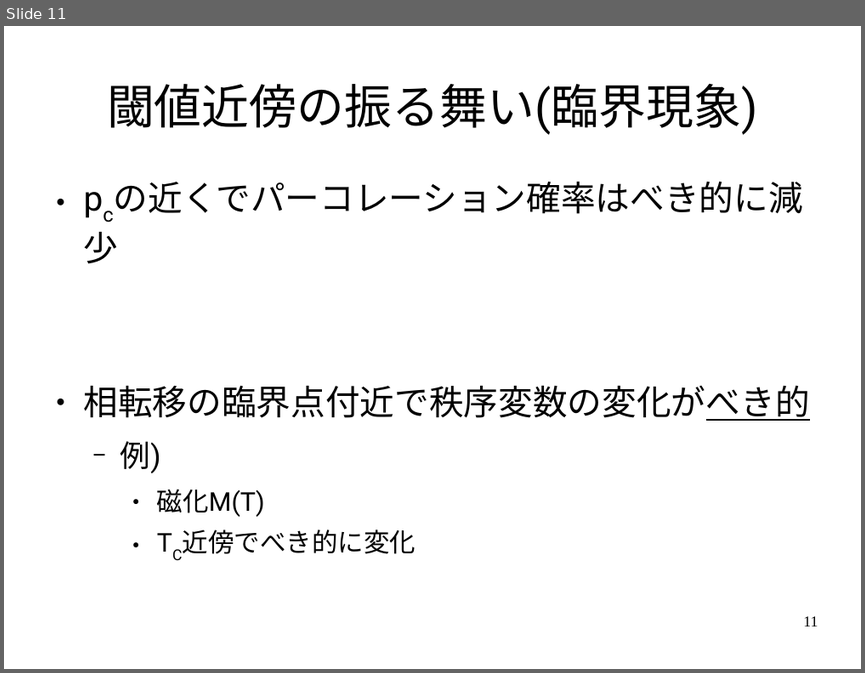
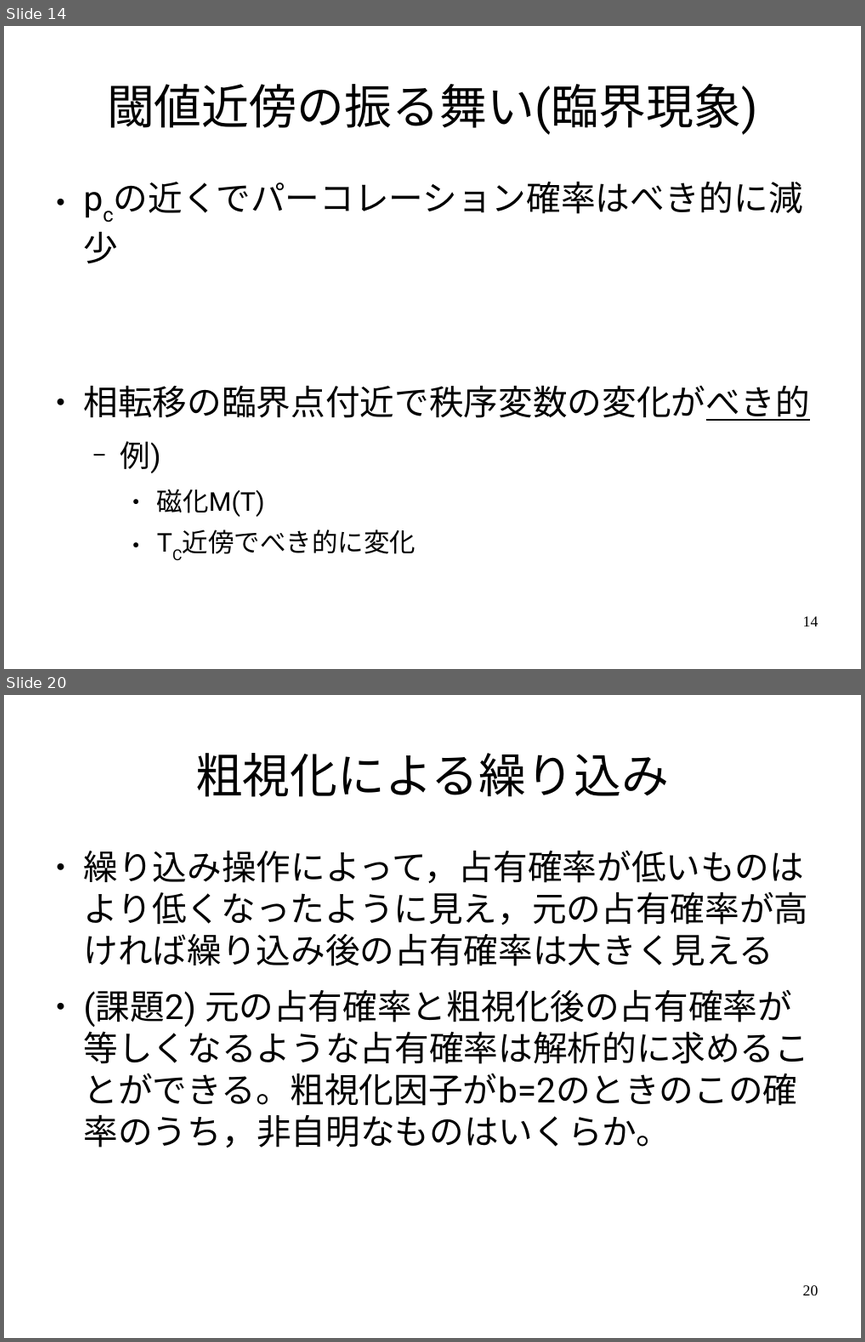
Before and after one commit to ssh0/SCS_yamlab2016, a slide deck: doc/slide.odp. Shown one above the other, each under a label of ours: slide 11 before the commit, slides 14 and 20 after it; the slides between them are not shown. The pictures are 865x673 and 865x1342 pixels, drawn with LibreOffice and Linux fonts; fonts in the diff are those of the drawing. Boxes give left, top, right and bottom in pixels: in the first picture for what was removed or moved away, otherwise in the second. Text is boxed around its words. In the diff, an @@ line names an element or a change of style, - is before the commit and + after.

```diff
--- a/doc/slide.odp
+++ b/doc/slide.odp
@@ slide 20 added at <box>4,695,861,1338</box>, background #FFFFFF @@
@@ title added at <box>195,753,669,797</box>, 44 pt, text #000000 @@
+粗視化による繰り込み
@@ text added at <box>84,851,810,1147</box>, 32 pt, text #000000 @@
+● 繰り込み操作によって，占有確率が低いものはより低くなったように見え，元の占有確率が高ければ繰り込み後の占有確率は大きく見える
+● (課題2) 元の占有確率と粗視化後の占有確率が等しくなるような占有確率は解析的に求めることができる。粗視化因子がb=2のときのこの確率のうち，非自明なものはいくらか。
@@ page number added at <box>803,1285,818,1295</box>, 14 pt, text #000000 @@
+20
@@ what was slide 11 is now slide 14 @@
@@ page number at <box>803,616,818,626</box>: text changed @@
-11
+14
```
Also in this commit, not shown: 2 slides changed, 8 other slides added.
